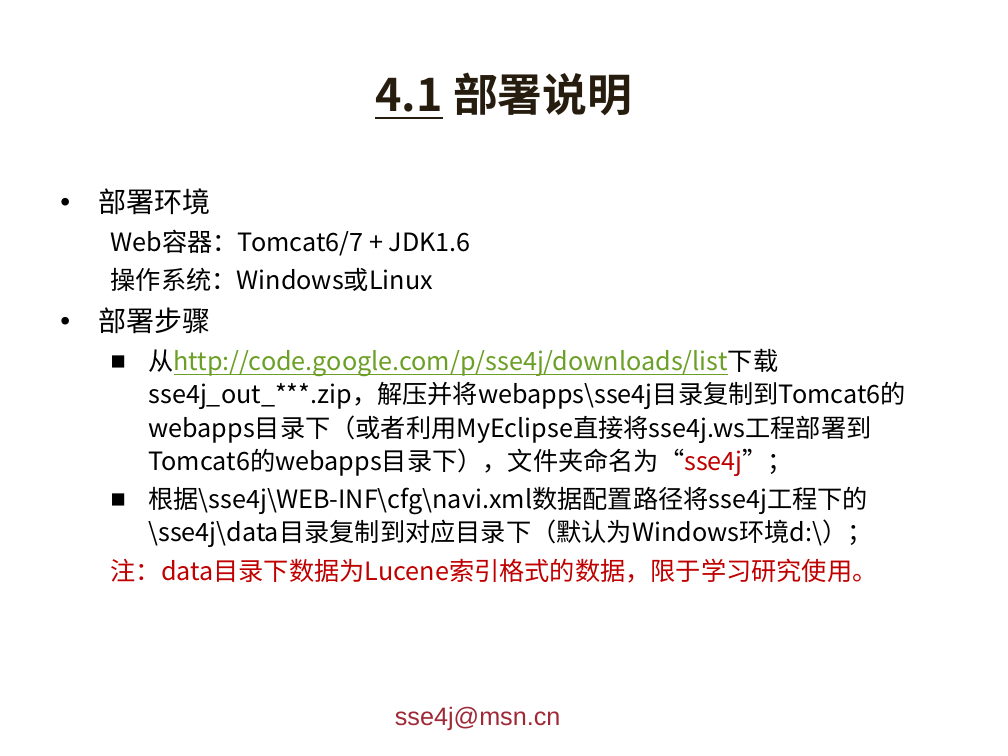
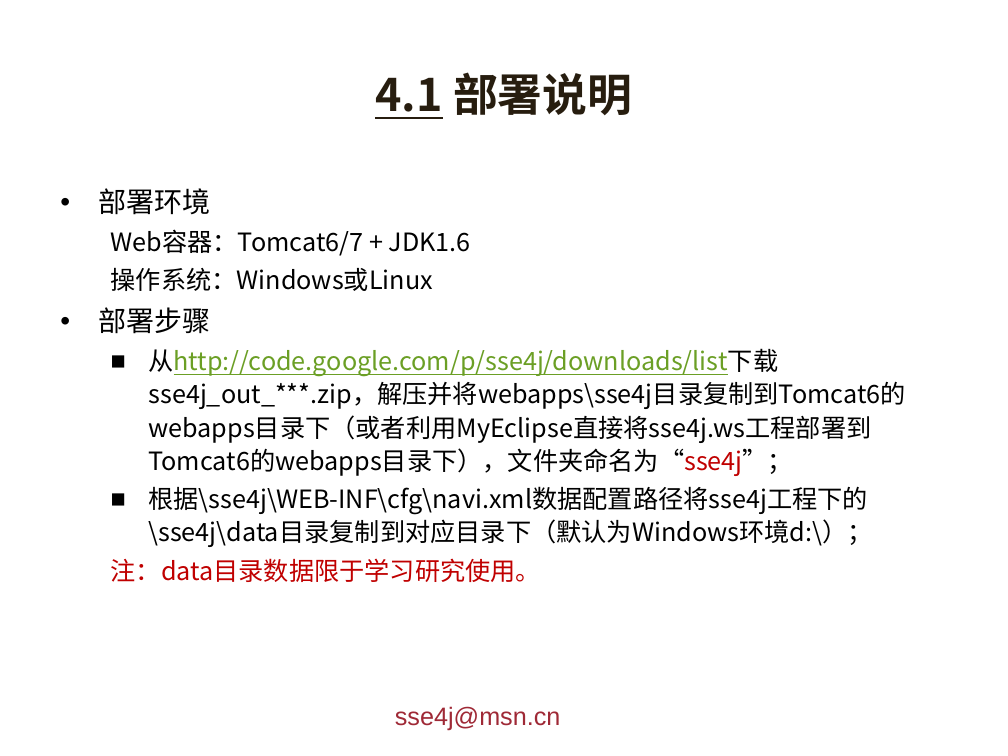
Before and after one commit to giszh86/sse4j, a slide deck: slide 21 of doc/sse4jt.pptx. Drawn at 1008x756 pixels with LibreOffice and Linux fonts; fonts in the diff are those of the drawing; background and template pictures are left out. Boxes give left, top, right and bottom in pixels: in the first picture for what was removed or moved away, otherwise in the second. Text is boxed around its words. In the diff, an @@ line names an element or a change of style, - is before the commit and + after.

```diff
--- a/doc/sse4jt.pptx
+++ b/doc/sse4jt.pptx
@@ text at [111, 558, 542, 582]: text changed @@
-  注：data目录下数据为Lucene索引格式的数据，限于学习研究使用。
+  注：data目录数据限于学习研究使用。
```
